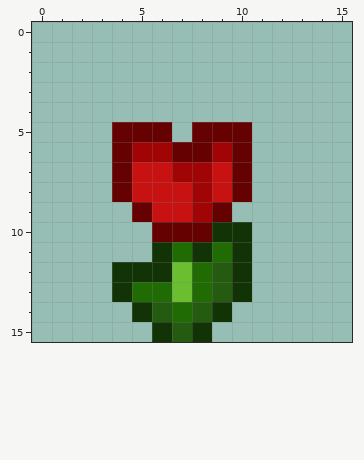
A pixel-art sprite gets an edit: icons/icon128.png. The picture above was drawn from the file before the commit.
The file is 128x128 pixels, drawn in blocks of 8x8; one block is one cell here.
And afterwards:
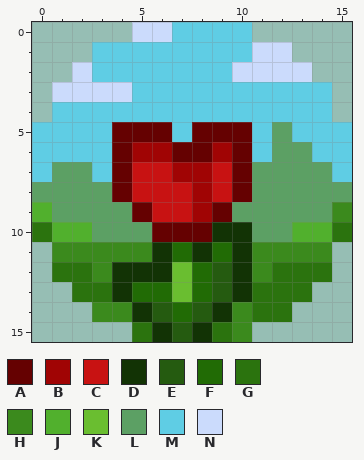
Palette (. is transparent): A #650101  B #a00404  C #c81212  D #123305  E #255b10  F #216b05  G #2b730e  H #3b8a1d  J #51b02d  K #6abe30  L #5ca064  M #5fcde4  N #cbdbfc
The commit says: new icons lookin' sharp
Changes in this commit:
@@ x 0..15 @@
- 0 ................
- 1 ................
- 2 ................
- 3 ................
- 4 ................
- 5 ....AAA.AAA.....
- 6 ....ABBAABA.....
- 7 ....ACCBBCA.....
- 8 ....ACCCBCA.....
- 9 .....ACCBA......
-10 ......AAADD.....
-11 ......DFDFD.....
-12 ....DDDKFED.....
-13 ....DFFKFED.....
-14 .....DEFED......
-15 ......DED.......
+ 0 .....NNMMMM.....
+ 1 ...MMMMMMMMNN...
+ 2 ..NMMMMMMMNNNN..
+ 3 .NNNNMMMMMMMMMM.
+ 4 .MMMMMMMMMMMMMM.
+ 5 MMMMAAAMAAAMLMMM
+ 6 MMMMABBAABAMLLMM
+ 7 MLLMACCBBCALLLLM
+ 8 LLLLACCCBCALLLLL
+ 9 JLLLLACCBALLLLLH
+10 GJJLLLAAADDLLJJG
+11 .HHHHHDFDFDHHHH.
+12 .GGHDDDKFEDHGGG.
+13 ..GGDFFKFEDGGG..
+14 ...HHDEFEDHGG...
+15 .....GDEDGH.....
